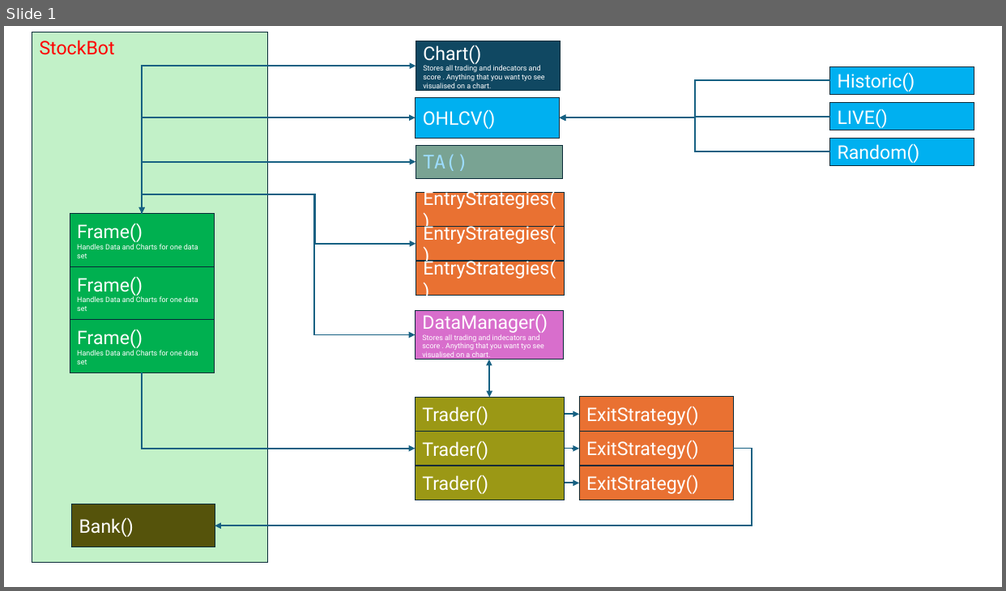
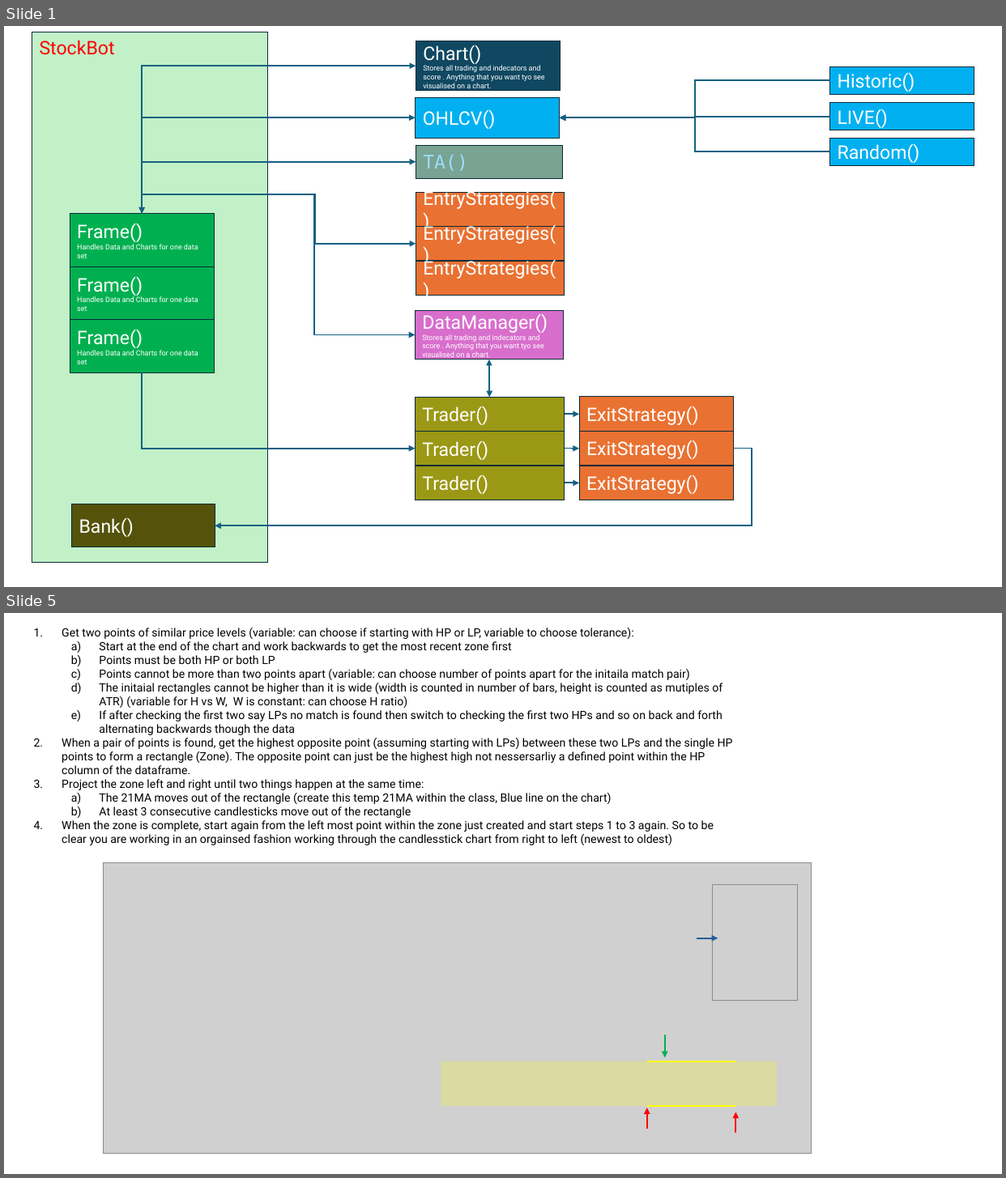
Before and after one commit to Design-01/stockbot_4, a slide deck: architecture.pptx. Shown one above the other, each under a label of ours: slide 1 before the commit, slides 1 and 5 after it; the slides between them are not shown. The pictures are 1006x591 and 1006x1178 pixels, drawn with LibreOffice and Linux fonts; fonts in the diff are those of the drawing; grey boxes stand for pictures. Boxes give left, top, right and bottom in pixels: in the first picture for what was removed or moved away, otherwise in the second. Text is boxed around its words. In the diff, an @@ line names an element or a change of style, - is before the commit and + after.

Commit message:
created ConsolidationZone - fully tested

```diff
--- a/architecture.pptx
+++ b/architecture.pptx
@@ slide 5 added at [4, 613, 1002, 1174], background #FFFFFF @@
@@ text added at [62, 628, 733, 845], 11 pt, text #000000 @@
+1. Get two points of similar price levels (variable: can choose if starting with HP or LP, variable to choose tolerance):
+  a) Start at the end of the chart and work backwards to get the most recent zone first
+  b) Points must be both HP or both LP
+  c) Points cannot be more than two points apart (variable: can choose number of points apart for the initaila match pair)
+  d) The initaial rectangles cannot be higher than it is wide (width is counted in number of bars, height is counted as mutiples of ATR) (variable for H vs W, W is constant: can choose H ratio)
+  e) If after checking the first two say LPs no match is found then switch to checking the first two HPs and so on back and forth alternating backwards though the data
+2. When a pair of points is found, get the highest opposite point (assuming starting with LPs) between these two LPs and the single HP points to form a rectangle (Zone). The opposite point can just be the highest high not nessersarliy a defined point within the HP column of the dataframe.
+3. Project the zone left and right until two things happen at the same time:
+  a) The 21MA moves out of the rectangle (create this temp 21MA within the class, Blue line on the chart)
+  b) At least 3 consecutive candlesticks move out of the rectangle
+4. When the zone is complete, start again from the left most point within the zone just created and start steps 1 to 3 again. So to be clear you are working in an orgainsed fashion working through the candlesstick chart from right to left (newest to oldest)
@@ picture added at [103, 863, 811, 1154] @@
@@ picture added at [713, 884, 798, 1001] @@
@@ arrow added from (697, 939) to (718, 939), #215F9A 1.5 pt @@
@@ arrow added from (665, 1035) to (665, 1058), #00B050 1.5 pt @@
@@ rectangle added at [441, 1063, 778, 1107], fill #FFFF00 at 22% opacity @@
@@ line added from (647, 1063) to (736, 1063), #FFFF00 1.5 pt @@
@@ line added from (647, 1106) to (736, 1106), #FFFF00 1.5 pt @@
@@ arrow added from (647, 1129) to (647, 1108), #FF0000 1.5 pt @@
@@ arrow added from (736, 1133) to (736, 1112), #FF0000 1.5 pt @@
```
Also in this commit, not shown: 8 other slides added, 5 other files.
